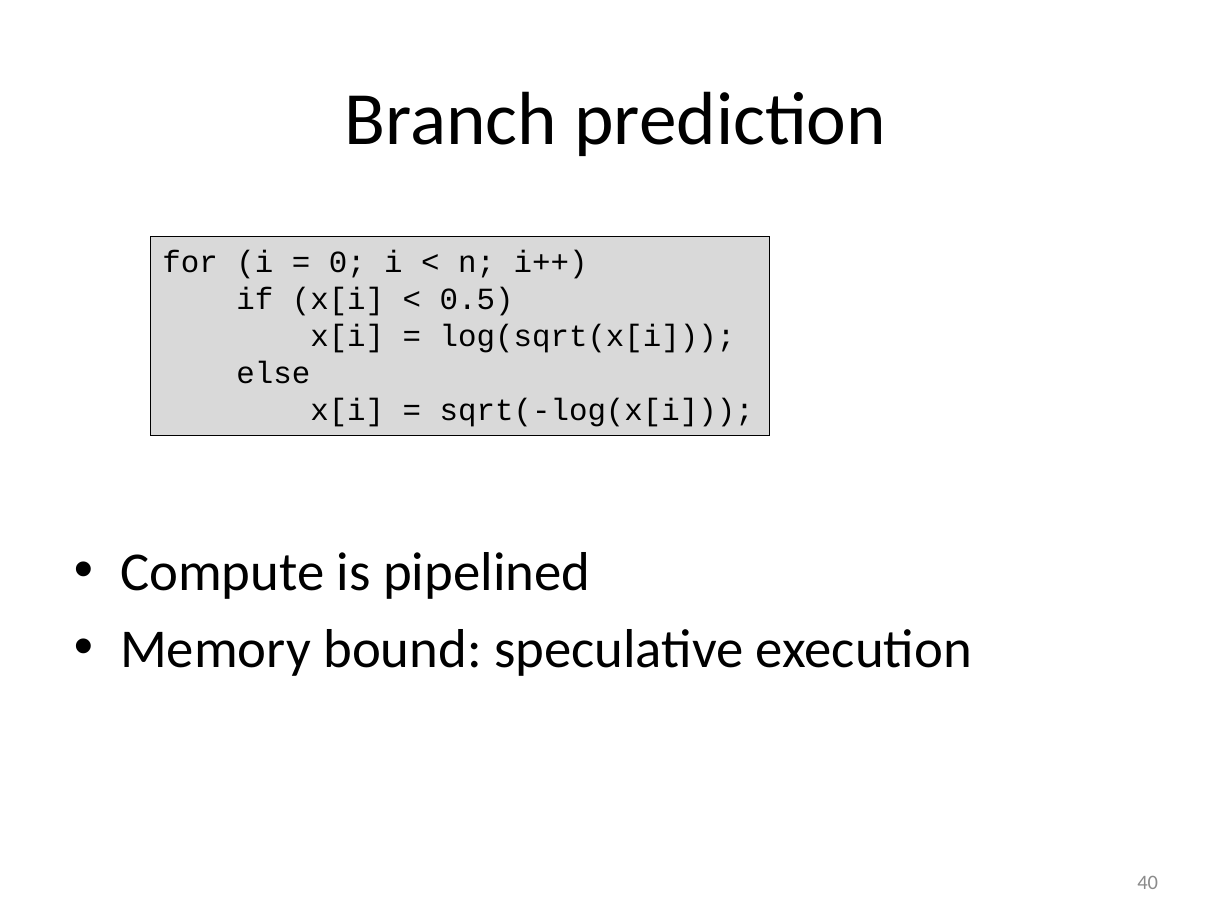
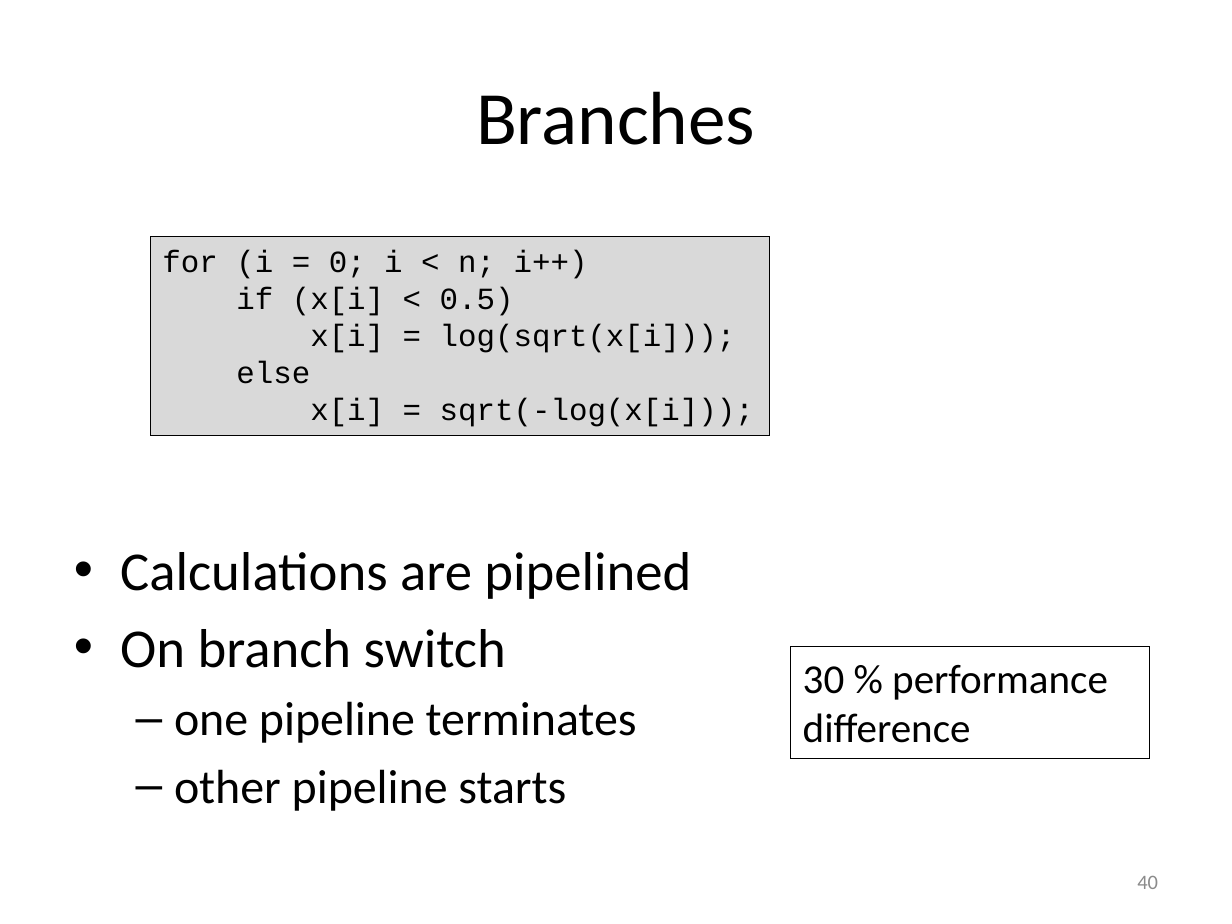
Before and after one commit to gjbex/Code-optimization, a slide deck: slide 40 of code_optimization.pptx. Drawn at 1232x924 pixels with LibreOffice and Linux fonts; fonts in the diff are those of the drawing. Boxes give left, top, right and bottom in pixels: in the first picture for what was removed or moved away, otherwise in the second. Text is boxed around its words. In the diff, an @@ line names an element or a change of style, - is before the commit and + after.

Commit message:
Add slide on branching and pipelines

```diff
--- a/code_optimization.pptx
+++ b/code_optimization.pptx
@@ title at [476, 91, 755, 145]: text changed @@
-Branch prediction
+Branches
@@ text at [120, 552, 691, 811]: text changed; size 32 to 28 pt @@
-• Compute is pipelined
-• Memory bound: speculative execution
+• Calculations are pipelined
+• On branch switch
+  – one pipeline terminates
+  – other pipeline starts
@@ rectangle added at [791, 647, 1149, 759], outline #000000 0.75 pt, 24 pt, text #000000 @@
+30 % performance difference
```
